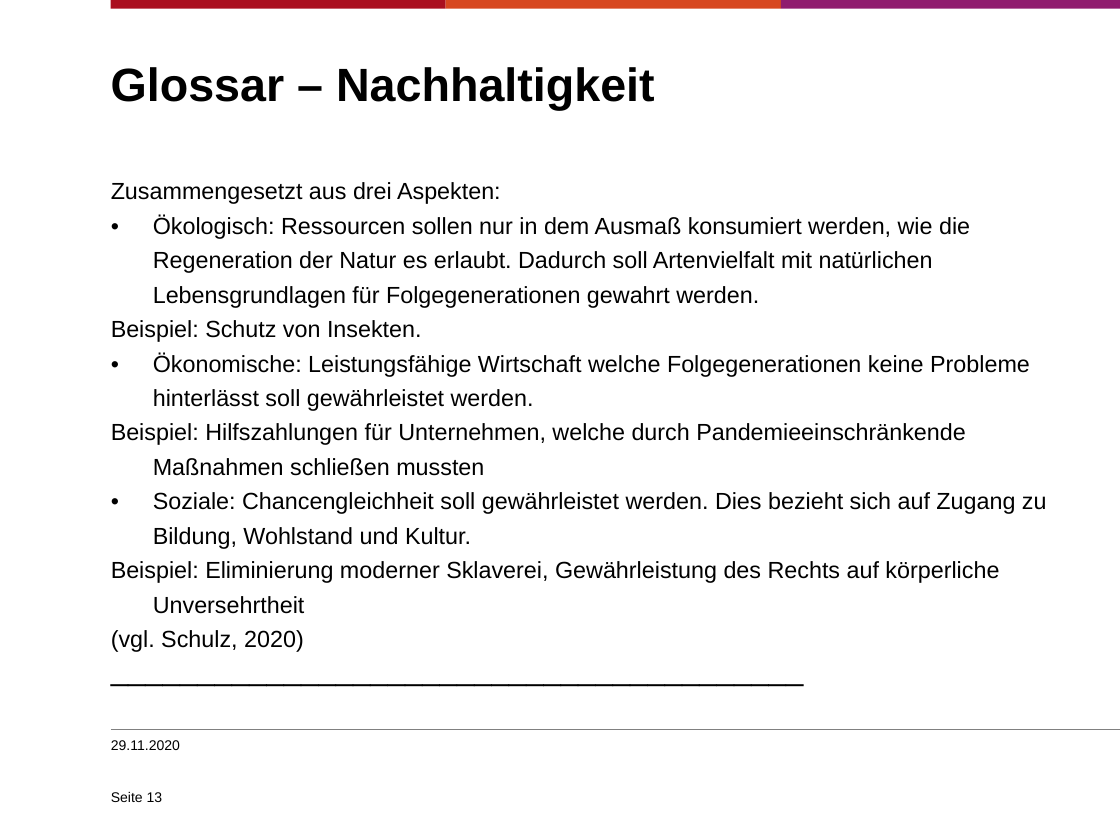
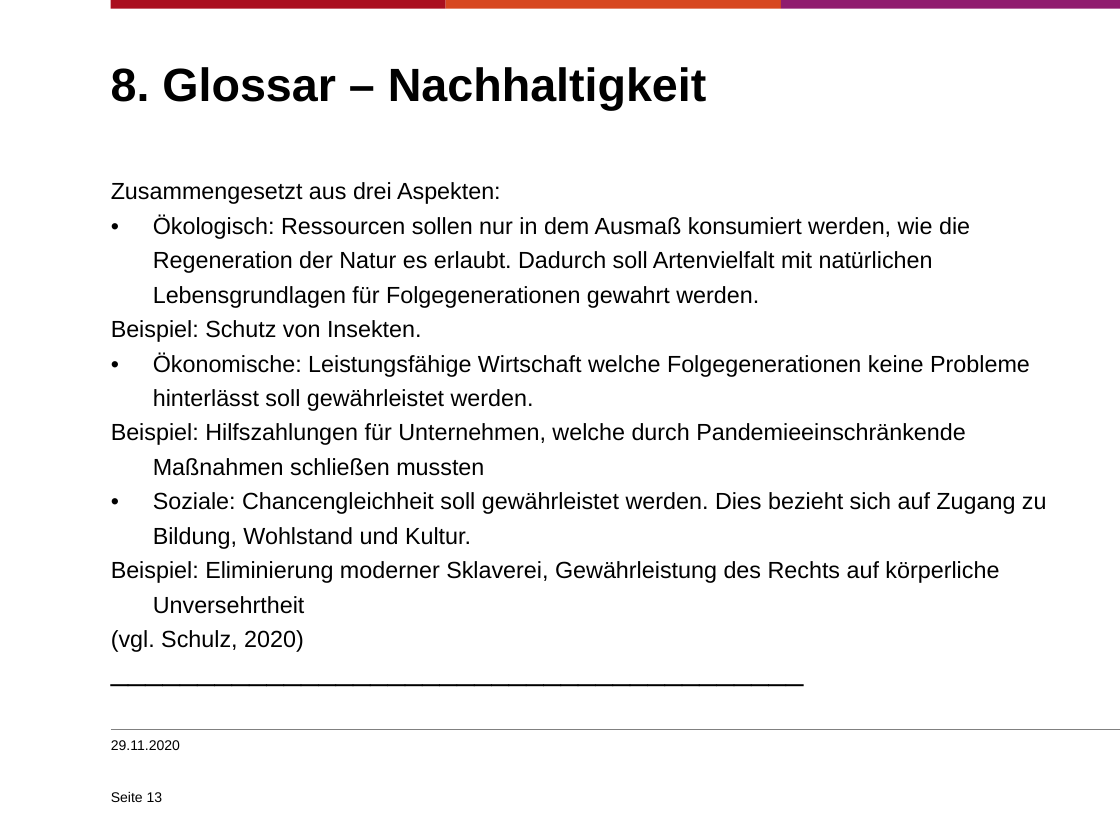
Before and after one commit to sjohannsen1/EPWS2020Mohr-DamaJohannsen, a slide deck: slide 13 of Audits/WS2020_Mohr-Dama_Johannsen_Präsentation_audit1.pptx. Drawn at 1120x840 pixels with LibreOffice and Linux fonts; fonts in the diff are those of the drawing; background and template pictures are left out. Boxes give left, top, right and bottom in pixels: in the first picture for what was removed or moved away, otherwise in the second. Text is boxed around its words. In the diff, an @@ line names an element or a change of style, - is before the commit and + after.

```diff
--- a/Audits/WS2020_Mohr-Dama_Johannsen_Präsentation_audit1.pptx
+++ b/Audits/WS2020_Mohr-Dama_Johannsen_Präsentation_audit1.pptx
@@ title at [111,67,707,110]: text changed @@
-Glossar – Nachhaltigkeit
+8. Glossar – Nachhaltigkeit
```
Also in this commit, not shown: 3 other slides changed, 1 other file.
